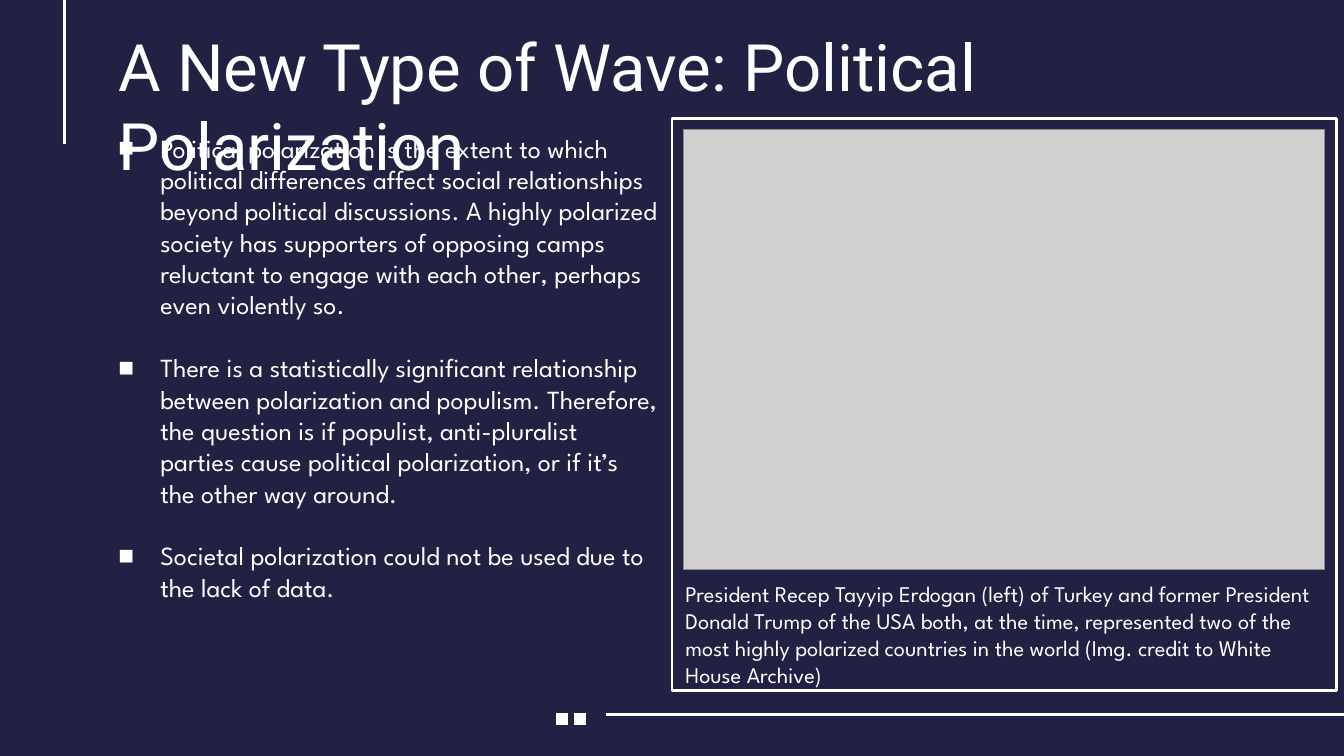
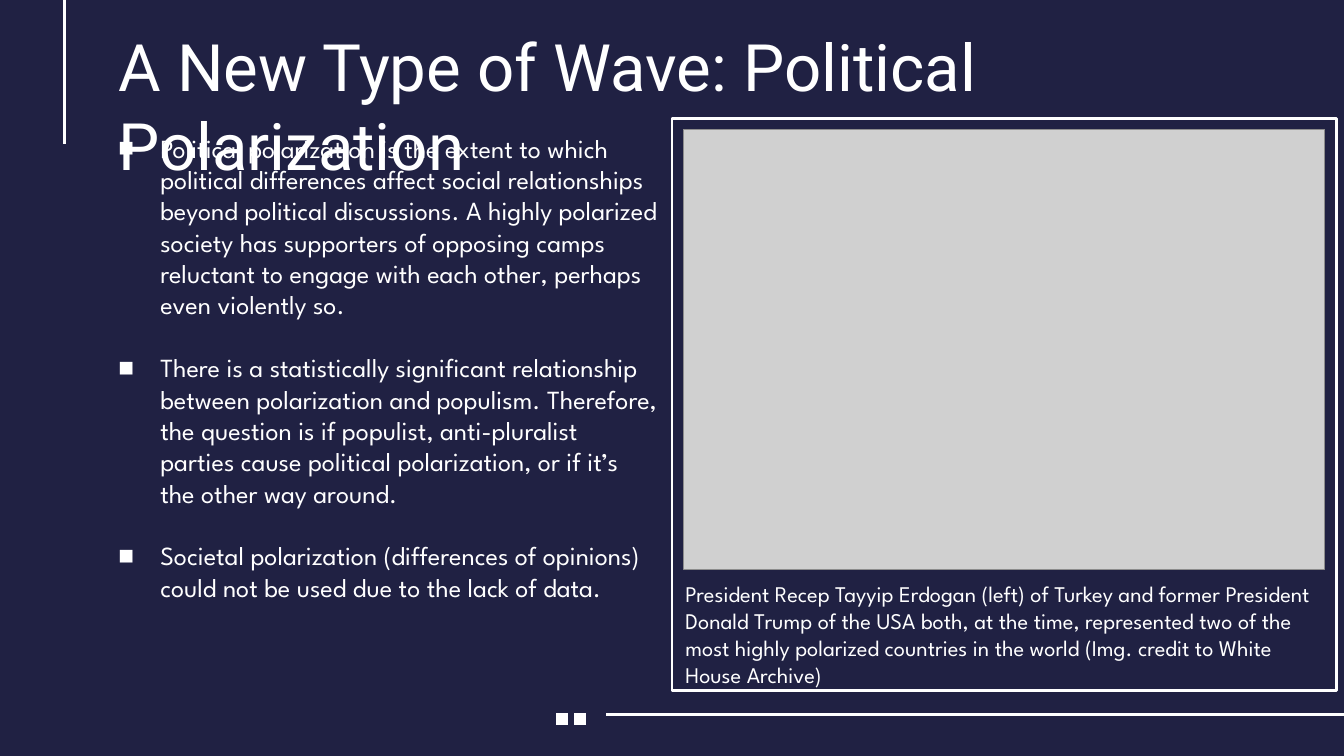
Before and after one commit to dimmediato/R_Project, a slide deck: slide 11 of PowerPoint/R_Project_Presentation.pptx. Drawn at 1344x756 pixels with LibreOffice and Linux fonts; fonts in the diff are those of the drawing; grey boxes stand for pictures; background and template pictures are left out. Boxes give left, top, right and bottom in pixels: in the first picture for what was removed or moved away, otherwise in the second. Text is boxed around its words. In the diff, an @@ line names an element or a change of style, - is before the commit and + after.

```diff
--- a/PowerPoint/R_Project_Presentation.pptx
+++ b/PowerPoint/R_Project_Presentation.pptx
@@ text at bbox=[160, 546, 640, 598]: text changed @@
-■ Societal polarization could not be used due to the lack of data.
+■ Societal polarization (differences of opinions) could not be used due to the lack of data.
```
Also in this commit, not shown: 3 other slides changed, 1 other file.
